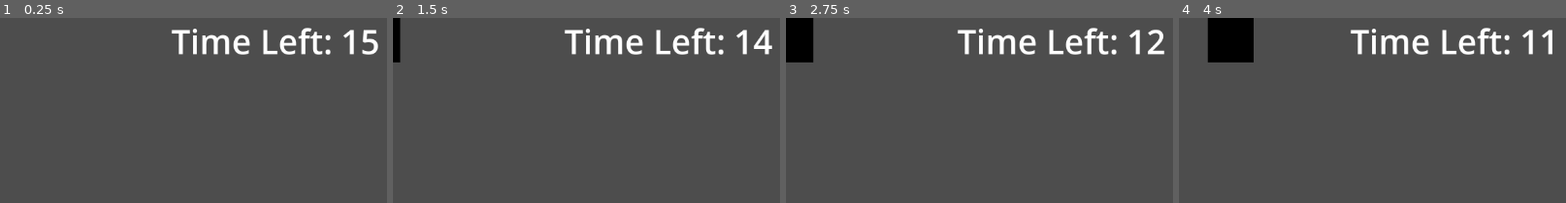
Above: before the commit, frames 1-4 (left to right).
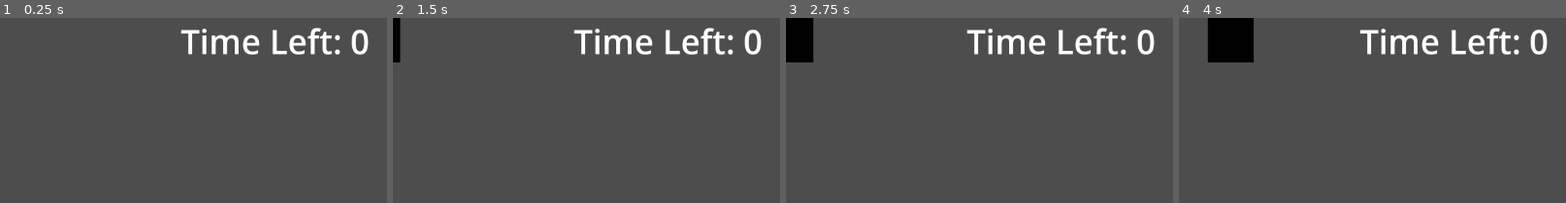
Above: after the commit, the same moments.

Repository: emilykrohn/CraneGame
Game: Godot game, scene res://Scenes/main.tscn
The game is run twice, just before and just after one commit, with the same random seed, the same clock (stepped at 60 frames per second) and the same inputs.
Inputs:
- Up to frame 1 (0.25 s): no input
- Up to frame 2 (1.5 s): tap Enter at 0.5 s; hold Right (ui_right) 0.53-1.28 s; tap Space (ui_select) at 0.77 s; hold Left (ui_left) from 1.28 s (still down)
- Up to frame 3 (2.75 s): tap Space (ui_select) at 1.52 s; release Left (ui_left) at 2.03 s; hold Right (ui_right) from 2.03 s (still down)
- Up to frame 4 (4 s): tap Space (ui_select) at 3.02, 3.77 s; release Right (ui_right) at 3.53 s; hold Left (ui_left) from 3.53 s (still down)
The pictures show only the part of the screen within x 15-64%, y 0-50%; the shares and areas given below are measured in that part.

The runs differ from the first frame. In frame 1, 3.4% of the frame differs, in the area x 44-98%, y 5-20%; in frame 2, 3.4%; in frame 3, 3.4%; in frame 4, 3.4%.

Commit message:
Move timer out of TimerLabel scene

Diff:
--- a/Scenes/main.tscn
+++ b/Scenes/main.tscn
@@ -24,6 +24,5 @@
 script = ExtResource("4_gb2g6")
 metadata/_edit_group_ = true
 
-[node name="Timer" parent="TimerLabel" instance=ExtResource("4_k4eui")]
-wait_time = 15.0
-autostart = true
+[node name="Timer" parent="." instance=ExtResource("4_k4eui")]
+wait_time = 10.0
--- a/Scripts/timer_label.gd
+++ b/Scripts/timer_label.gd
@@ -1,4 +1,4 @@
 extends Label
 
 func _process(delta):
-	text = "Time Left: " + str(snapped($Timer.get_time_left(), 1))
+	text = "Time Left: " + str(snapped(get_node("../Timer").get_time_left(), 1))
